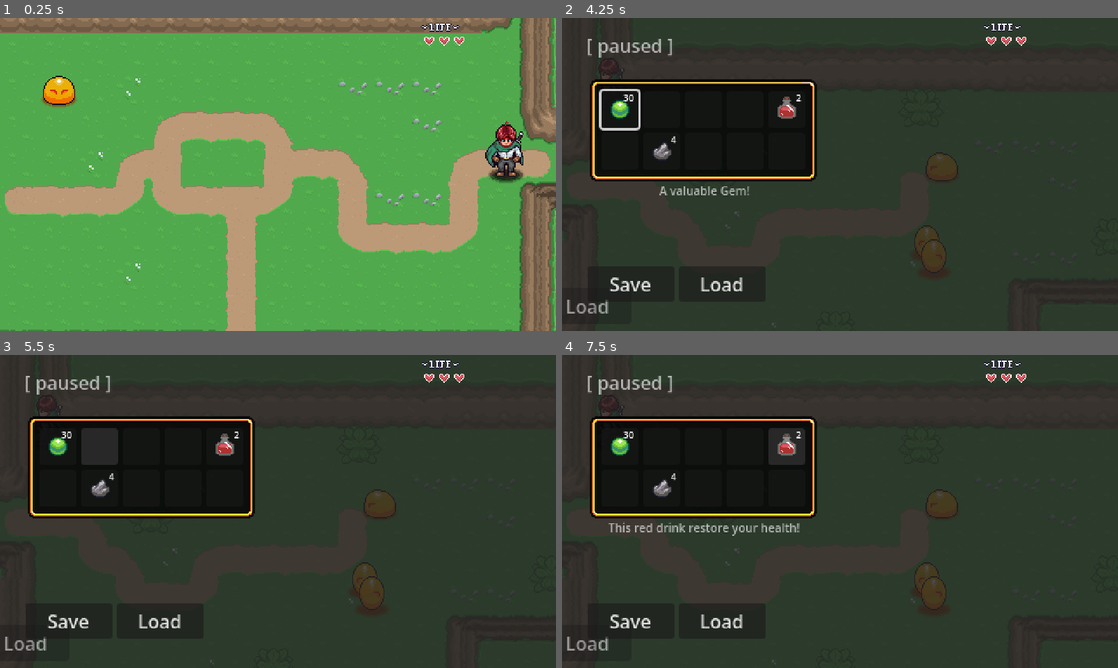
Above: before the commit, frames 1-4 (two rows, left to right).
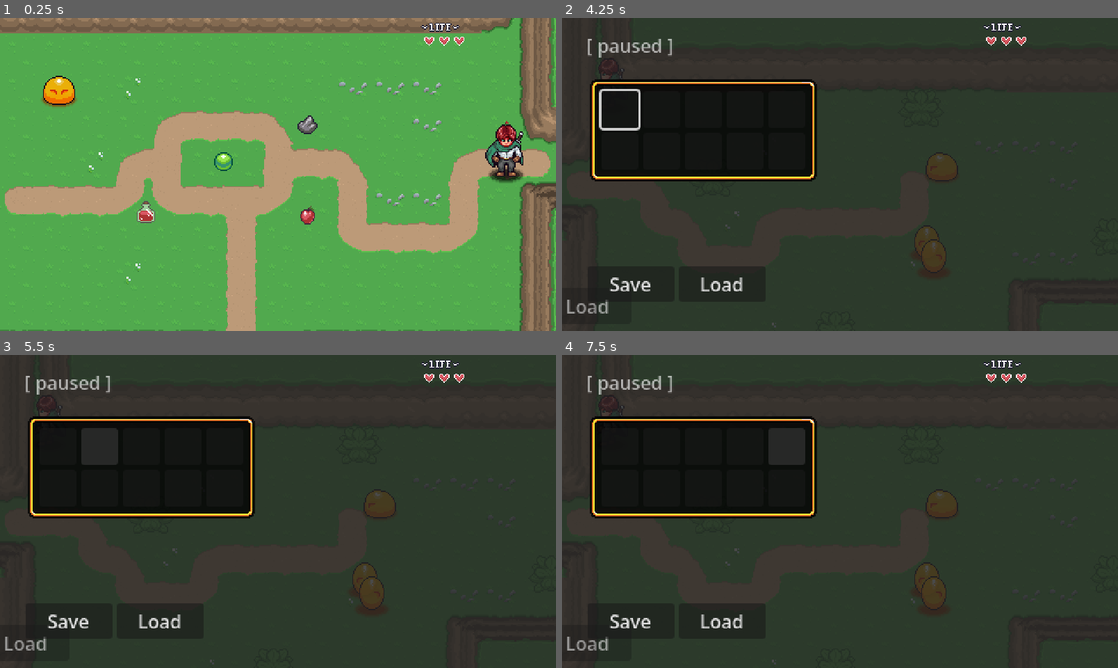
Above: after the commit, the same moments.

Repository: sirzes02/Godot-test
Game: Godot game, scene res://levels/area01/01.tscn
Same seed, same stepped clock (60 frames per second), same inputs: the game is played once before the commit and once after it. Sound files missing from this copy of the repository are replaced by a short silence.
Inputs (mouse positions are in pixels of both pictures, inside the frame that each line leads up to):
- Up to frame 1 (0.25 s): no input
- Up to frame 2 (4.25 s): tap Enter at 0.5 s; hold D (right) 0.53-1.28 s; hold Space (attack) 0.53-1.28 s; hold S (down) 1.28-2.03 s; tap Space (attack) at 1.35, 2.85 s; hold D (right) 2.03-2.78 s; hold Space (attack) 2.03-2.78 s; hold W (up) 2.78-3.53 s; hold A (left) from 3.53 s (still down); hold Space (attack) from 3.53 s (still down); tap Escape (pause) at 4.15 s
- Up to frame 3 (5.5 s): release A (left) at 4.25 s; release Space (attack) at 4.25 s; click (55, 445) at 4.25 s; click (100, 445) at 5.02 s
- Up to frame 4 (7.5 s): click (701, 445) at 5.77 s; click (745, 445) at 6.52 s; click (784, 445) at 7.27 s

The runs differ from the first frame. In frame 1, 0.6% of the frame differs, in the area x 24-58%, y 31-66%; in frame 2, 0.8%; in frame 3, 0.5%; in frame 4, 1.0%, in the area x 8-44%, y 24-58%.

Commit message:
Pickup & Use Items - Inventory (part II)

Diff:
--- a/00_globals/global_player_manager.gd
+++ b/00_globals/global_player_manager.gd
@@ -1,6 +1,7 @@
 extends Node
 
 const PLAYER = preload("uid://b4sse476kdci4")
+const INVENTORY_DATA: InventoryData = preload("res://gui/pause_menu/inventory/player_inventory.tres")
 
 var player: Player
 var player_spawned: bool = false
--- a/gui/pause_menu/inventory/player_inventory.tres
+++ b/gui/pause_menu/inventory/player_inventory.tres
@@ -2,29 +2,8 @@
 
 [ext_resource type="Script" uid="uid://055e7l8mor2c" path="res://gui/pause_menu/inventory/scripts/inventory_data.gd" id="1_ly8v7"]
 [ext_resource type="Script" uid="uid://bm86olkry6ywk" path="res://gui/pause_menu/inventory/scripts/slot_data.gd" id="2_mleg5"]
-[ext_resource type="Resource" uid="uid://8qgcg0rmriho" path="res://items/gem.tres" id="3_mleg5"]
-[ext_resource type="Resource" uid="uid://b1y2o87cmew1w" path="res://items/potion.tres" id="4_7ev3v"]
-[ext_resource type="Resource" uid="uid://d0qvih0usgnvp" path="res://items/stone.tres" id="5_wks6u"]
-
-[sub_resource type="Resource" id="Resource_1yi2q"]
-script = ExtResource("2_mleg5")
-item_data = ExtResource("3_mleg5")
-quantity = 30
-metadata/_custom_type_script = "uid://bm86olkry6ywk"
-
-[sub_resource type="Resource" id="Resource_kb7hr"]
-script = ExtResource("2_mleg5")
-item_data = ExtResource("4_7ev3v")
-quantity = 2
-metadata/_custom_type_script = "uid://bm86olkry6ywk"
-
-[sub_resource type="Resource" id="Resource_hrir3"]
-script = ExtResource("2_mleg5")
-item_data = ExtResource("5_wks6u")
-quantity = 4
-metadata/_custom_type_script = "uid://bm86olkry6ywk"
 
 [resource]
 script = ExtResource("1_ly8v7")
-slots = Array[ExtResource("2_mleg5")]([SubResource("Resource_1yi2q"), null, null, null, SubResource("Resource_kb7hr"), null, SubResource("Resource_hrir3"), null, null, null])
+slots = Array[ExtResource("2_mleg5")]([null, null, null, null, null, null, null, null, null, null])
 metadata/_custom_type_script = "uid://055e7l8mor2c"
--- a/gui/pause_menu/inventory/scripts/inventory_data.gd
+++ b/gui/pause_menu/inventory/scripts/inventory_data.gd
@@ -2,5 +2,39 @@
 
 @export var slots: Array[SlotData]
 
-func add_item() -> void:
+func _init() -> void:
+	connect_slots()
 	pass
+
+func add_item(item: ItemData, count: int = 1) -> bool:
+	for slot in slots:
+		if slot and slot.item_data == item:
+			slot.quantity += count
+
+			return true
+
+	for i in slots.size():
+		if slots[i] == null:
+			var new = SlotData.new()
+			new.item_data = item
+			new.quantity = count
+			slots[i] = new
+			new.changed.connect(slot_changed)
+
+			return true
+
+	return false
+
+func connect_slots() -> void:
+	for slot in slots:
+		if slot:
+			slot.changed.connect(slot_changed)
+
+func slot_changed() -> void:
+	for slot in slots:
+		if slot and slot.quantity < 1:
+			slot.changed.disconnect(slot_changed)
+			var index = slots.find(slot)
+			slots[index] = null
+			emit_changed()
+	pass
--- a/gui/pause_menu/inventory/scripts/inventory_slot_ui.gd
+++ b/gui/pause_menu/inventory/scripts/inventory_slot_ui.gd
@@ -11,6 +11,7 @@
 	label.text = ""
 	focus_entered.connect(item_focused)
 	focus_exited.connect(item_unfocused)
+	pressed.connect(item_pressed)
 
 func set_slot_data(value: SlotData) -> void:
 	slot_data = value
@@ -31,3 +32,13 @@
 func item_unfocused() -> void:
 	PauseMenu.update_item_description("")
 	pass
+
+func item_pressed() -> void:
+	if slot_data and slot_data.item_data:
+		var was_used = slot_data.item_data.use()
+
+		if !was_used:
+			return
+
+		slot_data.quantity -= 1
+		label.text = str(slot_data.quantity)
--- a/gui/pause_menu/inventory/scripts/inventory_ui.gd
+++ b/gui/pause_menu/inventory/scripts/inventory_ui.gd
@@ -1,6 +1,8 @@
 class_name InventoryUI extends Control
 
 const INVENTORY_SLOT = preload("res://gui/pause_menu/inventory/inventory_slot.tscn")
+
+var focus_index: int = 0
 
 @export var data: InventoryData
 
@@ -8,16 +10,33 @@
 	PauseMenu.shown.connect(update_inventory)
 	PauseMenu.hidden.connect(clear_inventory)
 	clear_inventory()
+	data.changed.connect(on_inventory_changed)
 	pass
 
 func clear_inventory() -> void:
 	for child in get_children():
 		child.queue_free()
 
-func update_inventory() -> void:
+func update_inventory(i: int = 0) -> void:
 	for slot in data.slots:
 		var new_slot = INVENTORY_SLOT.instantiate()
 		add_child(new_slot)
 		new_slot.slot_data = slot
+		new_slot.focus_entered.connect(item_focused)
 
-	get_child(0).grab_focus()
+	get_child(i).grab_focus()
+
+func item_focused() -> void:
+	for i in get_child_count():
+		if get_child(i).has_focus():
+			focus_index = i
+			return
+
+	pass
+
+func on_inventory_changed() -> void:
+	var i = focus_index
+	clear_inventory()
+	update_inventory(i)
+	await get_tree().process_frame
+	get_child(i).grab_focus()
--- a/gui/pause_menu/inventory/scripts/slot_data.gd
+++ b/gui/pause_menu/inventory/scripts/slot_data.gd
@@ -1,4 +1,11 @@
 class_name SlotData extends Resource
 
 @export var item_data: ItemData
-@export var quantity: int = 0
+@export var quantity: int = 0:
+	set = set_quantity
+
+func set_quantity(value: int) -> void:
+	quantity = value
+
+	if quantity < 1:
+		emit_changed()
--- a/gui/pause_menu/pause_menu.gd
+++ b/gui/pause_menu/pause_menu.gd
@@ -6,6 +6,7 @@
 @onready var button_load: Button = $Control/HBoxContainer/Button_Load
 @onready var button_save: Button = $Control/HBoxContainer/Button_Save
 @onready var item_description: Label = $Control/ItemDescription
+@onready var audio_stream_player: AudioStreamPlayer = $Control/AudioStreamPlayer
 
 var is_paused: bool = false
 
@@ -55,3 +56,7 @@
 
 func update_item_description(new_text: String) -> void:
 	item_description.text = new_text
+
+func play_audio(audio: AudioStream) -> void:
+	audio_stream_player.stream = audio
+	audio_stream_player.play()
--- a/gui/pause_menu/pause_menu.tscn
+++ b/gui/pause_menu/pause_menu.tscn
@@ -67,7 +67,6 @@
 offset_bottom = 165.0
 grow_horizontal = 2
 theme_override_font_sizes/font_size = 10
-text = "This red drink restore your health!"
 horizontal_alignment = 1
 autowrap_mode = 2
 
@@ -150,3 +149,6 @@
 custom_minimum_size = Vector2(75, 0)
 layout_mode = 2
 text = "Load"
+
+[node name="AudioStreamPlayer" type="AudioStreamPlayer" parent="Control" unique_id=1954127281]
+max_polyphony = 4
--- /dev/null
+++ b/items/apple.tres
@@ -0,0 +1,23 @@
+[gd_resource type="Resource" script_class="ItemData" format=3 uid="uid://dsjot8ebsf5se"]
+
+[ext_resource type="Script" uid="uid://bw1n5f7oha62s" path="res://items/item_efffects/item_effect.gd" id="1_dumep"]
+[ext_resource type="Script" uid="uid://ddmkpncjg57ak" path="res://items/item_efffects/item_effect_heal.gd" id="2_rj1s8"]
+[ext_resource type="Script" uid="uid://dk26mo3s51sr3" path="res://items/scripts/item_data.gd" id="2_xmv7l"]
+[ext_resource type="AudioStream" uid="uid://ddgi1wqum2p16" path="res://items/item_efffects/hp-up.wav" id="3_ia5ia"]
+[ext_resource type="Texture2D" uid="uid://xv7vbfodkwkx" path="res://items/sprites/items.png" id="5_hbuy5"]
+
+[sub_resource type="Resource" id="Resource_qgymf"]
+script = ExtResource("2_rj1s8")
+sound = ExtResource("3_ia5ia")
+metadata/_custom_type_script = "uid://ddmkpncjg57ak"
+
+[sub_resource type="AtlasTexture" id="AtlasTexture_26tcx"]
+atlas = ExtResource("5_hbuy5")
+region = Rect2(192, 0, 32, 32)
+
+[resource]
+script = ExtResource("2_xmv7l")
+description = "A delicious red apple!"
+texture = SubResource("AtlasTexture_26tcx")
+effects = Array[ExtResource("1_dumep")]([SubResource("Resource_qgymf")])
+metadata/_custom_type_script = "uid://dk26mo3s51sr3"
--- /dev/null
+++ b/items/item_efffects/item_effect.gd
@@ -0,0 +1,6 @@
+class_name ItemEffect extends Resource
+
+@export var use_description: String
+
+func use() -> void:
+	pass
--- /dev/null
+++ b/items/item_efffects/item_effect_heal.gd
@@ -0,0 +1,8 @@
+class_name ItemEffectHeal extends ItemEffect
+
+@export var heal_amount: int = 1
+@export var sound: AudioStream
+
+func use() -> void:
+	PlayerManager.player.update_hp(heal_amount)
+	PauseMenu.play_audio(sound)
--- /dev/null
+++ b/items/item_pickup/item_pickup.gd
@@ -0,0 +1,42 @@
+@tool
+class_name ItemPickup extends Node2D
+
+@export var item_data: ItemData:
+	set = _set_item_data
+
+@onready var area_2d: Area2D = $Area2D
+@onready var sprite_2d: Sprite2D = $Sprite2D
+@onready var audio_stream_player_2d: AudioStreamPlayer2D = $AudioStreamPlayer2D
+
+func _ready() -> void:
+	_update_texture()
+
+	if Engine.is_editor_hint():
+		return
+
+	area_2d.body_entered.connect(_on_body_entered)
+
+func _on_body_entered(b) -> void:
+	if b is Player and item_data and PlayerManager.INVENTORY_DATA.add_item(item_data):
+		item_picked_up()
+
+	pass
+
+func item_picked_up() -> void:
+	area_2d.body_entered.disconnect(_on_body_entered)
+	audio_stream_player_2d.play()
+	visible = false
+	await audio_stream_player_2d.finished
+	queue_free()
+	pass
+
+func _set_item_data(value: ItemData) -> void:
+	item_data = value
+	_update_texture()
+	pass
+
+func _update_texture() -> void:
+	if item_data and sprite_2d:
+		sprite_2d.texture = item_data.texture
+
+	pass
--- /dev/null
+++ b/items/item_pickup/item_pickup.tscn
@@ -0,0 +1,19 @@
+[gd_scene format=3 uid="uid://dl5vcyjj1xbno"]
+
+[ext_resource type="Script" uid="uid://3mpvk1nxua70" path="res://items/item_pickup/item_pickup.gd" id="1_0g51u"]
+[ext_resource type="AudioStream" uid="uid://bn0grbkxs22l1" path="res://items/item_pickup/item_pickup.wav" id="2_0rscd"]
+
+[sub_resource type="CircleShape2D" id="CircleShape2D_0g51u"]
+
+[node name="ItemPickup" type="Node2D" unique_id=1695452781]
+script = ExtResource("1_0g51u")
+
+[node name="Area2D" type="Area2D" parent="." unique_id=1058160527]
+
+[node name="CollisionShape2D" type="CollisionShape2D" parent="Area2D" unique_id=475269449]
+shape = SubResource("CircleShape2D_0g51u")
+
+[node name="Sprite2D" type="Sprite2D" parent="." unique_id=1196070957]
+
+[node name="AudioStreamPlayer2D" type="AudioStreamPlayer2D" parent="." unique_id=1181509725]
+stream = ExtResource("2_0rscd")
--- a/items/potion.tres
+++ b/items/potion.tres
@@ -1,7 +1,16 @@
 [gd_resource type="Resource" script_class="ItemData" format=3 uid="uid://b1y2o87cmew1w"]
 
 [ext_resource type="Script" uid="uid://dk26mo3s51sr3" path="res://items/scripts/item_data.gd" id="1_70df6"]
+[ext_resource type="Script" uid="uid://bw1n5f7oha62s" path="res://items/item_efffects/item_effect.gd" id="1_s0kd1"]
 [ext_resource type="Texture2D" uid="uid://xv7vbfodkwkx" path="res://items/sprites/items.png" id="2_8h85v"]
+[ext_resource type="Script" uid="uid://ddmkpncjg57ak" path="res://items/item_efffects/item_effect_heal.gd" id="2_hxf14"]
+[ext_resource type="AudioStream" uid="uid://ddgi1wqum2p16" path="res://items/item_efffects/hp-up.wav" id="3_hxf14"]
+
+[sub_resource type="Resource" id="Resource_u0y06"]
+script = ExtResource("2_hxf14")
+heal_amount = 2
+sound = ExtResource("3_hxf14")
+metadata/_custom_type_script = "uid://ddmkpncjg57ak"
 
 [sub_resource type="AtlasTexture" id="AtlasTexture_2nysy"]
 atlas = ExtResource("2_8h85v")
@@ -12,4 +21,5 @@
 name = "Potion"
 description = "This red drink restore your health!"
 texture = SubResource("AtlasTexture_2nysy")
+effects = Array[ExtResource("1_s0kd1")]([SubResource("Resource_u0y06")])
 metadata/_custom_type_script = "uid://dk26mo3s51sr3"
--- a/items/scripts/item_data.gd
+++ b/items/scripts/item_data.gd
@@ -3,3 +3,15 @@
 @export var name: String = ""
 @export_multiline var description: String = ""
 @export var texture: Texture2D
+
+@export_category("Item Use Effects")
+@export var effects: Array[ItemEffect]
+
+func use() -> bool:
+	if effects.size() == 0:
+		return false
+
+	for effect in effects:
+		effect.use()
+
+	return true
--- a/items/stone.tres
+++ b/items/stone.tres
@@ -1,6 +1,7 @@
 [gd_resource type="Resource" script_class="ItemData" format=3 uid="uid://d0qvih0usgnvp"]
 
 [ext_resource type="Script" uid="uid://dk26mo3s51sr3" path="res://items/scripts/item_data.gd" id="1_becff"]
+[ext_resource type="Script" uid="uid://bw1n5f7oha62s" path="res://items/item_efffects/item_effect.gd" id="1_uj5p3"]
 [ext_resource type="Texture2D" uid="uid://xv7vbfodkwkx" path="res://items/sprites/items.png" id="2_mwerj"]
 
 [sub_resource type="AtlasTexture" id="AtlasTexture_uj5p3"]
--- a/levels/area01/01.tscn
+++ b/levels/area01/01.tscn
@@ -5,6 +5,11 @@
 [ext_resource type="PackedScene" uid="uid://dbhv13lwe7daf" path="res://levels/player_spawn.tscn" id="2_sqbdx"]
 [ext_resource type="PackedScene" uid="uid://c8vv686s1e0db" path="res://levels/level_transition.tscn" id="4_fl0jm"]
 [ext_resource type="PackedScene" uid="uid://21t22vjvneei" path="res://enemies/slime/slime.tscn" id="5_dh2nq"]
+[ext_resource type="PackedScene" uid="uid://dl5vcyjj1xbno" path="res://items/item_pickup/item_pickup.tscn" id="6_bklj5"]
+[ext_resource type="Resource" uid="uid://8qgcg0rmriho" path="res://items/gem.tres" id="7_s4jhe"]
+[ext_resource type="Resource" uid="uid://b1y2o87cmew1w" path="res://items/potion.tres" id="8_skxhh"]
+[ext_resource type="Resource" uid="uid://d0qvih0usgnvp" path="res://items/stone.tres" id="9_sjo14"]
+[ext_resource type="Resource" uid="uid://dsjot8ebsf5se" path="res://items/apple.tres" id="10_sjo14"]
 
 [node name="01" type="Node2D" unique_id=188804400]
 script = ExtResource("1_l2ak3")
@@ -19,14 +24,28 @@
 position = Vector2(256, 320)
 level = "uid://77dx84ir7nlj"
 side = 3
-snap_to_grip = null
 
 [node name="LevelTransition2" parent="." unique_id=37736588 instance=ExtResource("4_fl0jm")]
 position = Vector2(512, 144)
 level = "uid://becih81r507mn"
 size = 1
 side = 1
-snap_to_grip = null
 
 [node name="Slime" parent="." unique_id=2128325190 instance=ExtResource("5_dh2nq")]
 position = Vector2(83, 89)
+
+[node name="ItemPickup" parent="." unique_id=1695452781 instance=ExtResource("6_bklj5")]
+position = Vector2(225, 143)
+item_data = ExtResource("7_s4jhe")
+
+[node name="ItemPickup2" parent="." unique_id=1218899278 instance=ExtResource("6_bklj5")]
+position = Vector2(158, 188)
+item_data = ExtResource("8_skxhh")
+
+[node name="ItemPickup3" parent="." unique_id=1368312473 instance=ExtResource("6_bklj5")]
+position = Vector2(297, 111)
+item_data = ExtResource("9_sjo14")
+
+[node name="ItemPickup4" parent="." unique_id=158628049 instance=ExtResource("6_bklj5")]
+position = Vector2(297, 189)
+item_data = ExtResource("10_sjo14")
Not shown, added: items/item_efffects/hp-up.wav.import
Not shown, added: items/item_efffects/item_effect.gd.uid
Not shown, added: items/item_efffects/item_effect_heal.gd.uid
Not shown, added: items/item_pickup/item_pickup.gd.uid
Not shown, added: items/item_pickup/item_pickup.wav.import
Not shown, added: items/item_efffects/hp-up.wav
Not shown, added: items/item_pickup/item_pickup.wav
